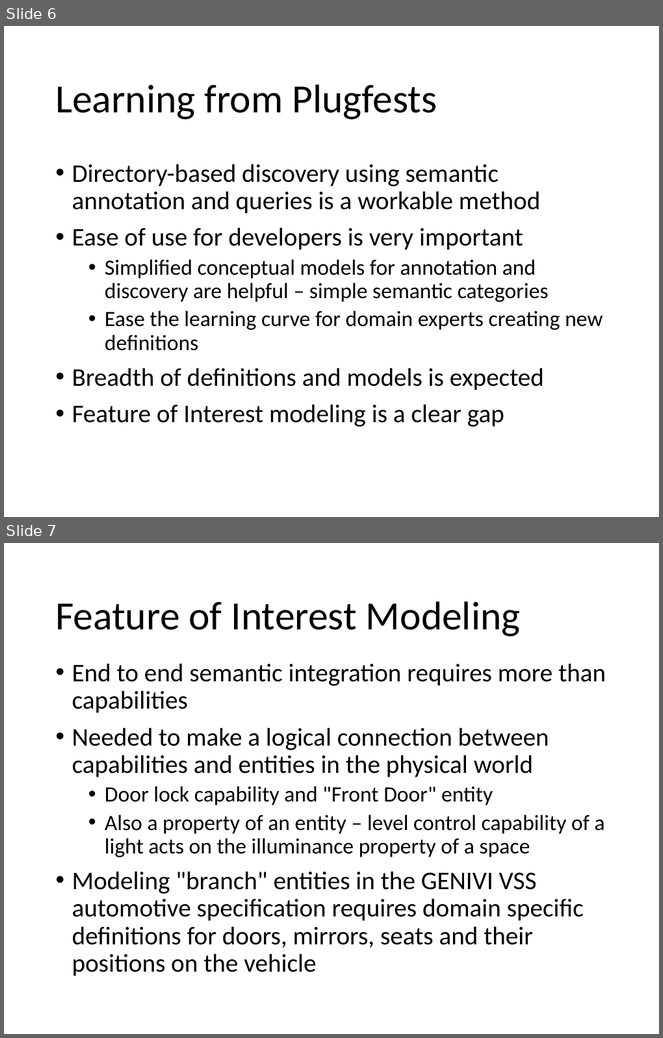
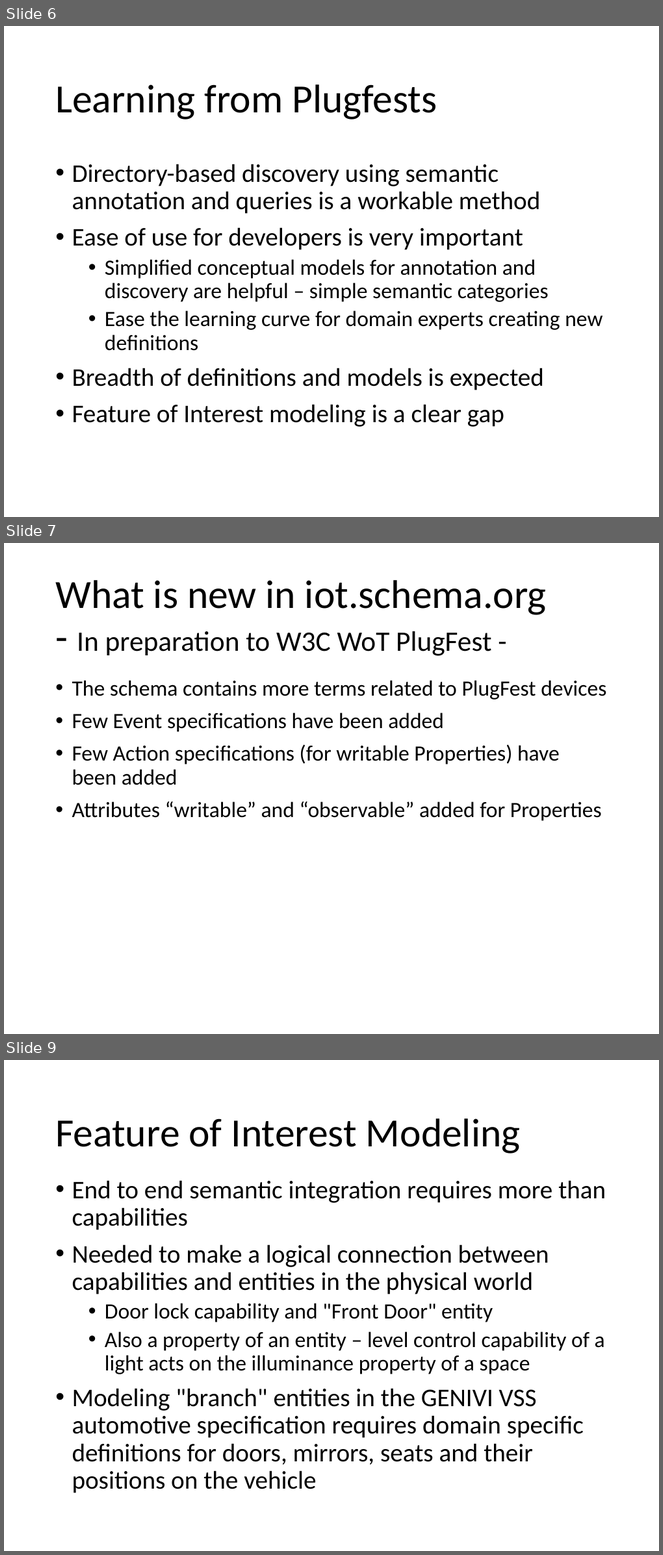
Before and after one commit to iot-schema-collab/teleconferences, a slide deck: iot.schema.org-19042018.pptx. Shown one above the other, each under a label of ours: slides 6 and 7 before the commit, slides 6, 7 and 9 after it; the slides between them are not shown. The pictures are 663x1038 and 663x1555 pixels, drawn with LibreOffice and Linux fonts; fonts in the diff are those of the drawing. Boxes give left, top, right and bottom in pixels: in the first picture for what was removed or moved away, otherwise in the second. Text is boxed around its words. In the diff, an @@ line names an element or a change of style, - is before the commit and + after.

```diff
--- a/iot.schema.org-19042018.pptx
+++ b/iot.schema.org-19042018.pptx
@@ slide 7 added at <box>4,543,659,1034</box>, background #FFFFFF @@
@@ title added at <box>55,580,547,656</box>, 31 pt, text #000000 @@
+What is new in iot.schema.org
+- In preparation to W3C WoT PlugFest -
@@ text added at <box>72,680,607,821</box>, 24 pt, text #000000 @@
+• The schema contains more terms related to PlugFest devices
+• Few Event specifications have been added
+• Few Action specifications (for writable Properties) have been added
+• Attributes “writable” and “observable” added for Properties
@@ what was slide 7 is now slide 9 @@
```
Also in this commit, not shown: 9 other slides added, 1 other file.
